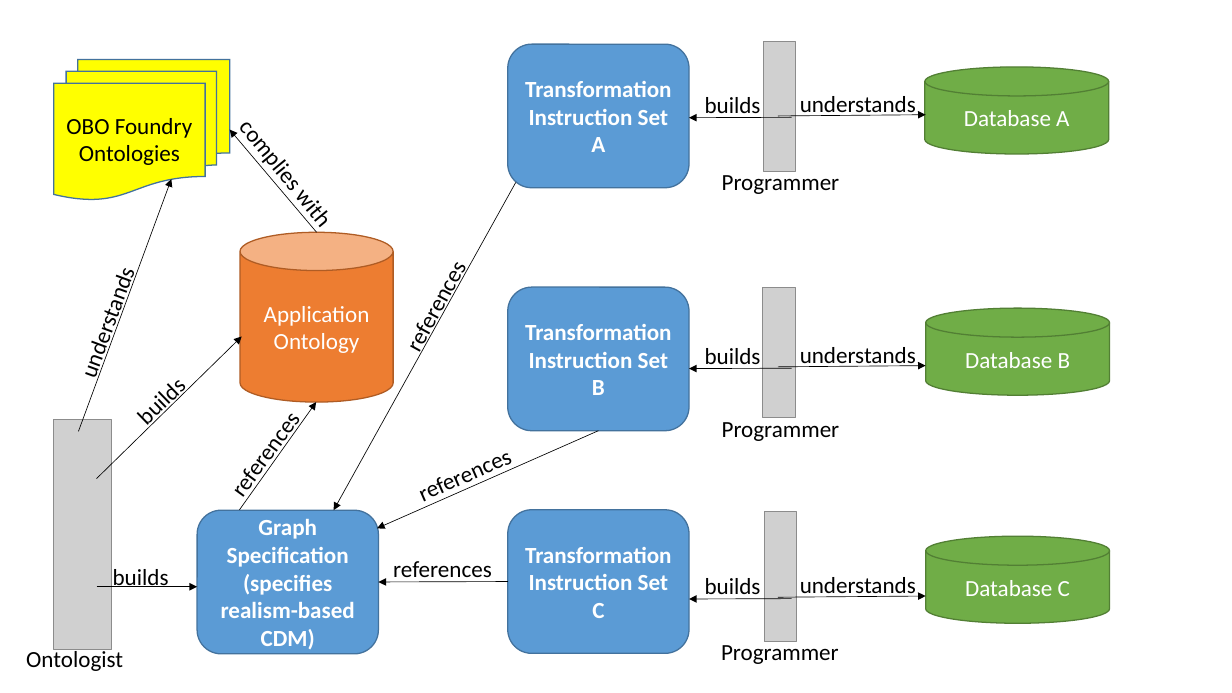
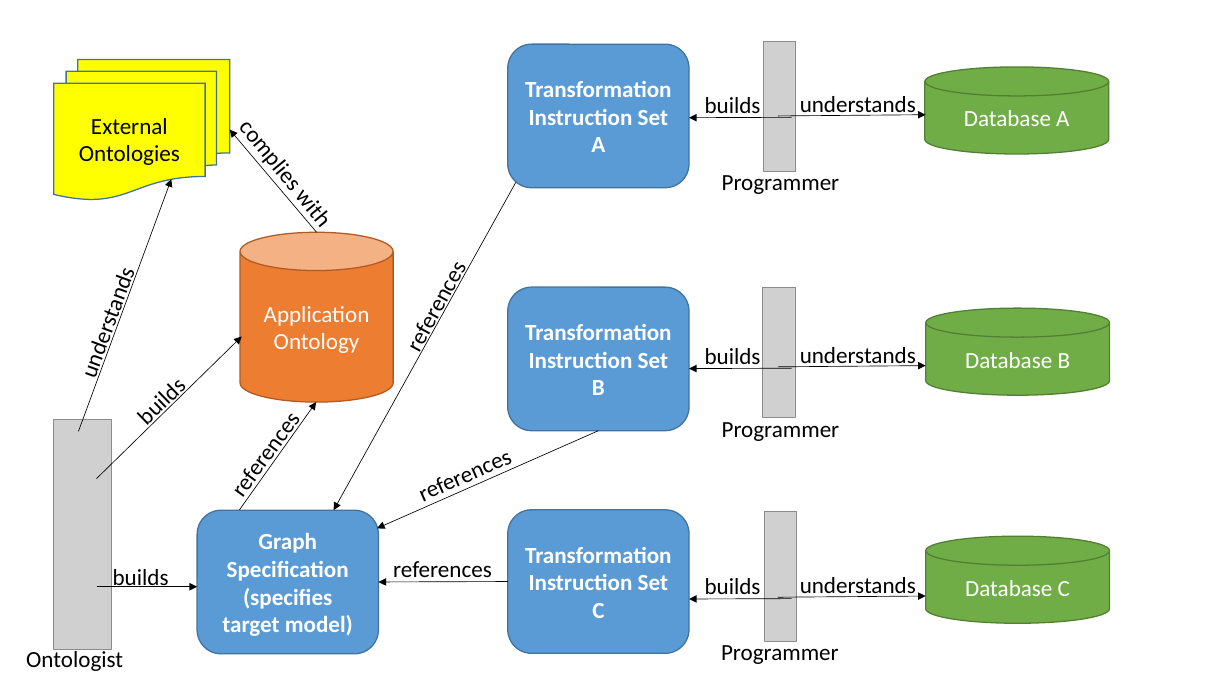
Before and after one commit to PennTURBO/semantic-engine, a slide deck: slide 2 of Acorn_diagrams.pptx. Drawn at 1232x693 pixels with LibreOffice and Linux fonts; fonts in the diff are those of the drawing; grey boxes stand for pictures. Boxes give left, top, right and bottom in pixels: in the first picture for what was removed or moved away, otherwise in the second. Text is boxed around its words. In the diff, an @@ line names an element or a change of style, - is before the commit and + after.

```diff
--- a/Acorn_diagrams.pptx
+++ b/Acorn_diagrams.pptx
@@ text in flow chart multidocument at (79, 118, 180, 165): text changed @@
-OBO Foundry Ontologies
+External Ontologies
@@ text in rounded rectangle at (222, 533, 353, 636): text changed @@
-Graph Specification (specifies realism-based CDM)
+Graph Specification (specifies target model)
```
Also in this commit, not shown: 2 other slides changed, 1 other file.
